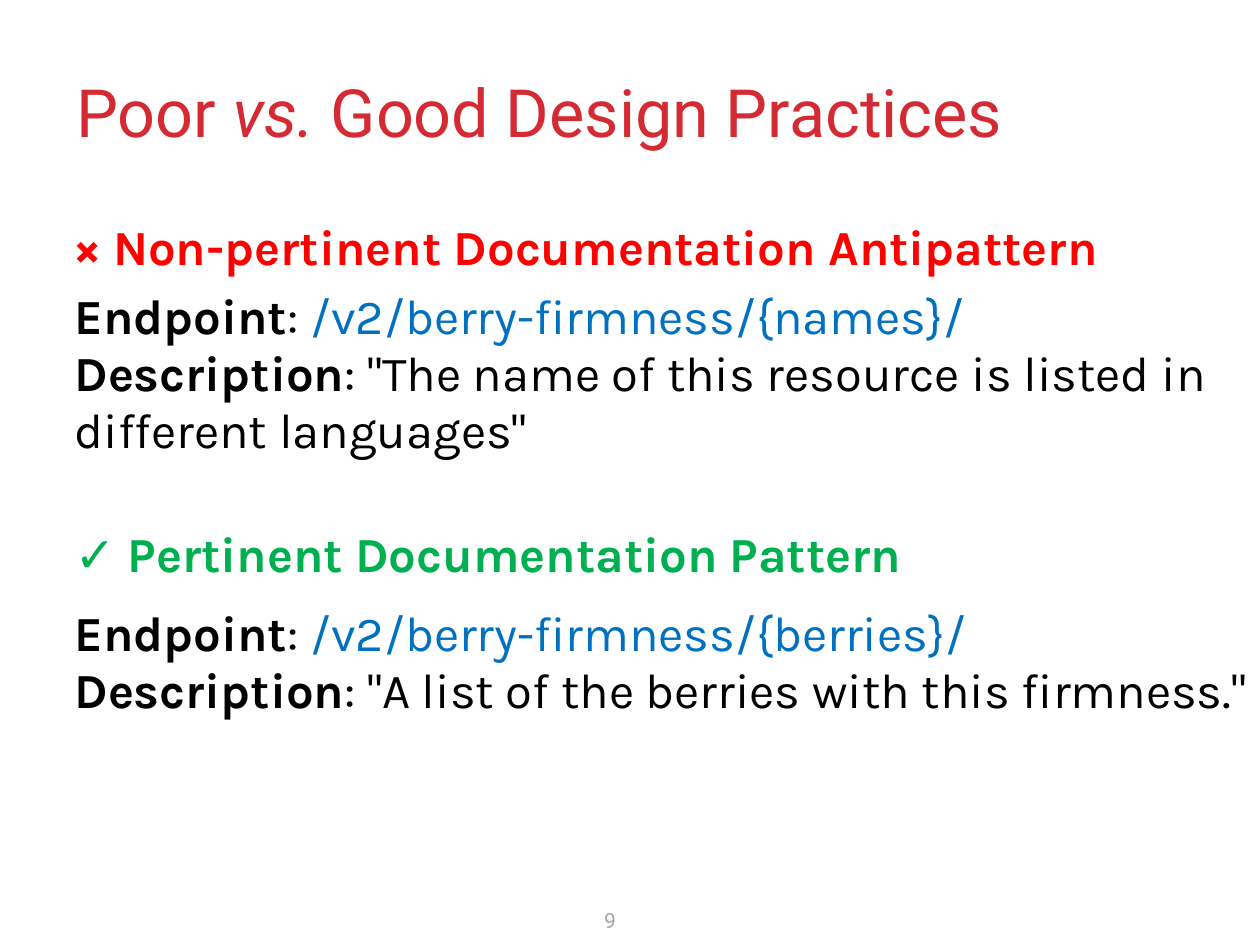
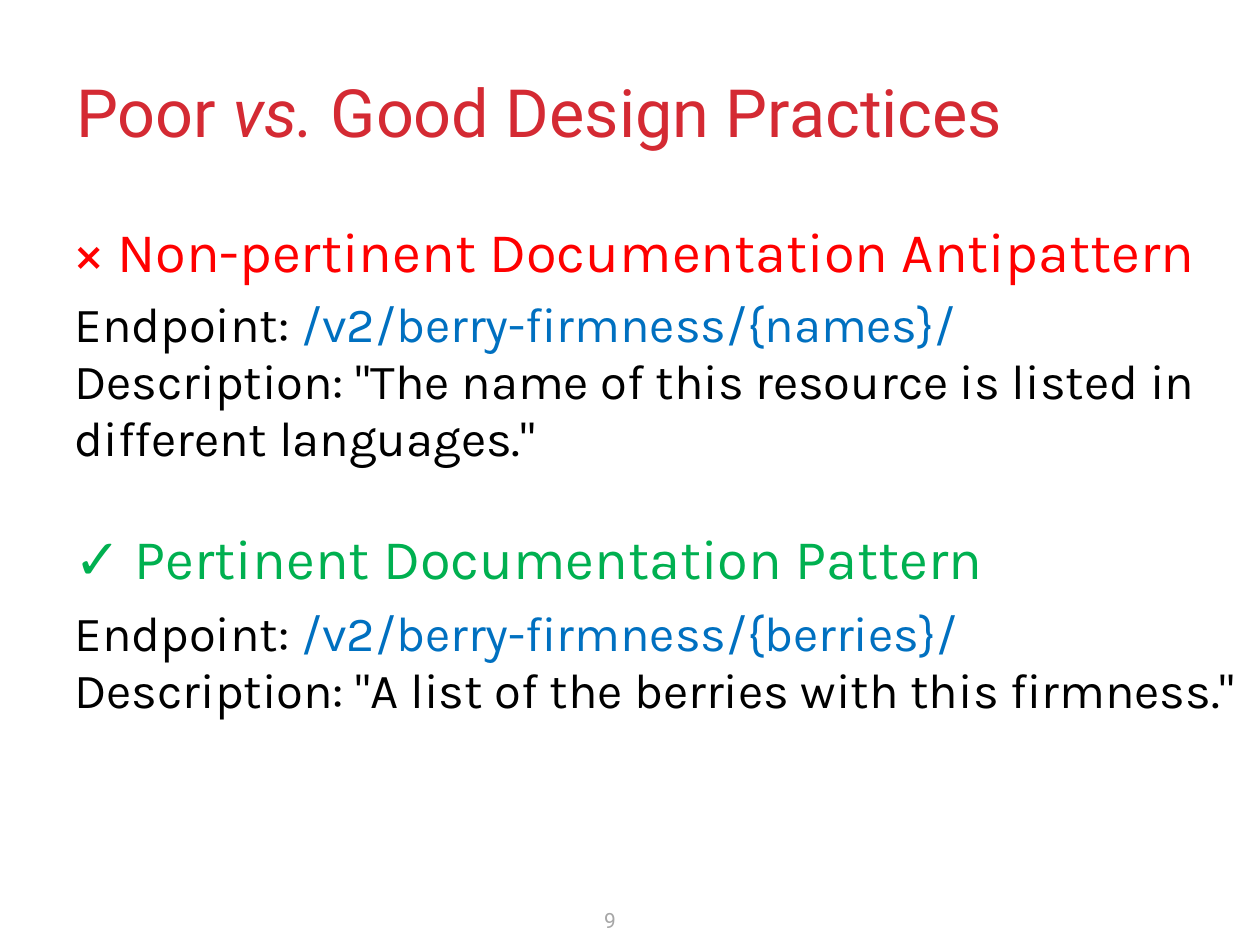
Before and after one commit to krishnodey/API-Quality, a slide deck: slide 9 of Cascon-Resources/Presentation/CASCON-2024.pptx. Drawn at 1260x945 pixels with LibreOffice and Linux fonts; fonts in the diff are those of the drawing. Boxes give left, top, right and bottom in pixels: in the first picture for what was removed or moved away, otherwise in the second. Text is boxed around its words. In the diff, an @@ line names an element or a change of style, - is before the commit and + after.

```diff
--- a/Cascon-Resources/Presentation/CASCON-2024.pptx
+++ b/Cascon-Resources/Presentation/CASCON-2024.pptx
@@ table at (63,215,1260,481) @@
@@ row 2, column 1: "Endpoint: /v2/berry-firmness/{names}/ / Description: "The name of this resource is listed in different languages"" to "Endpoint: /v2/berry-firmness/{names}/ / Description: "The name of this resource is listed in different languages."" @@
@@ size 28 to 32 pt, bold off in "× Non-pertinent Documentation Antipattern" @@
@@ table at (63,523,1260,731) @@
@@ size 28 to 32 pt in "✓ Pertinent Documentation Pattern" @@
@@ bold off in "✓ Pertinent Documentation Pattern", "Endpoint:", "Description:" @@
```
Also in this commit, not shown: 9 other slides changed.
